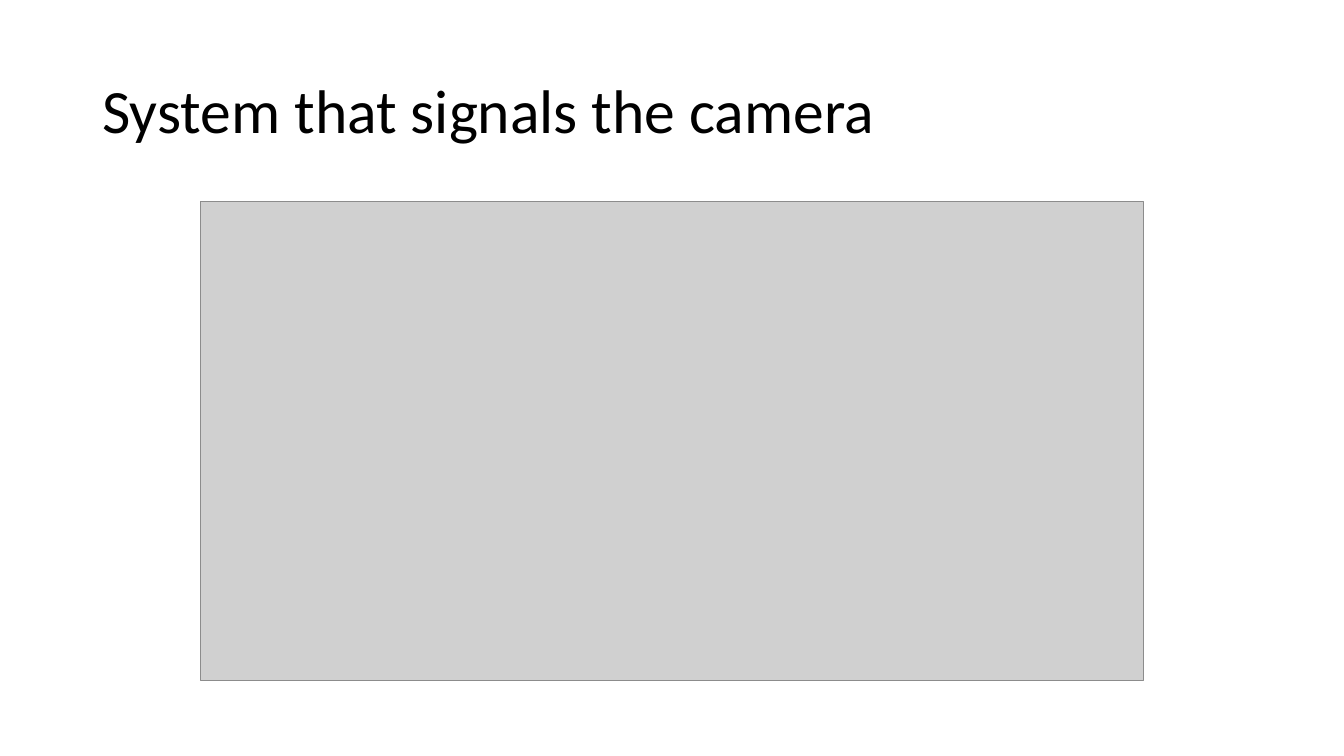
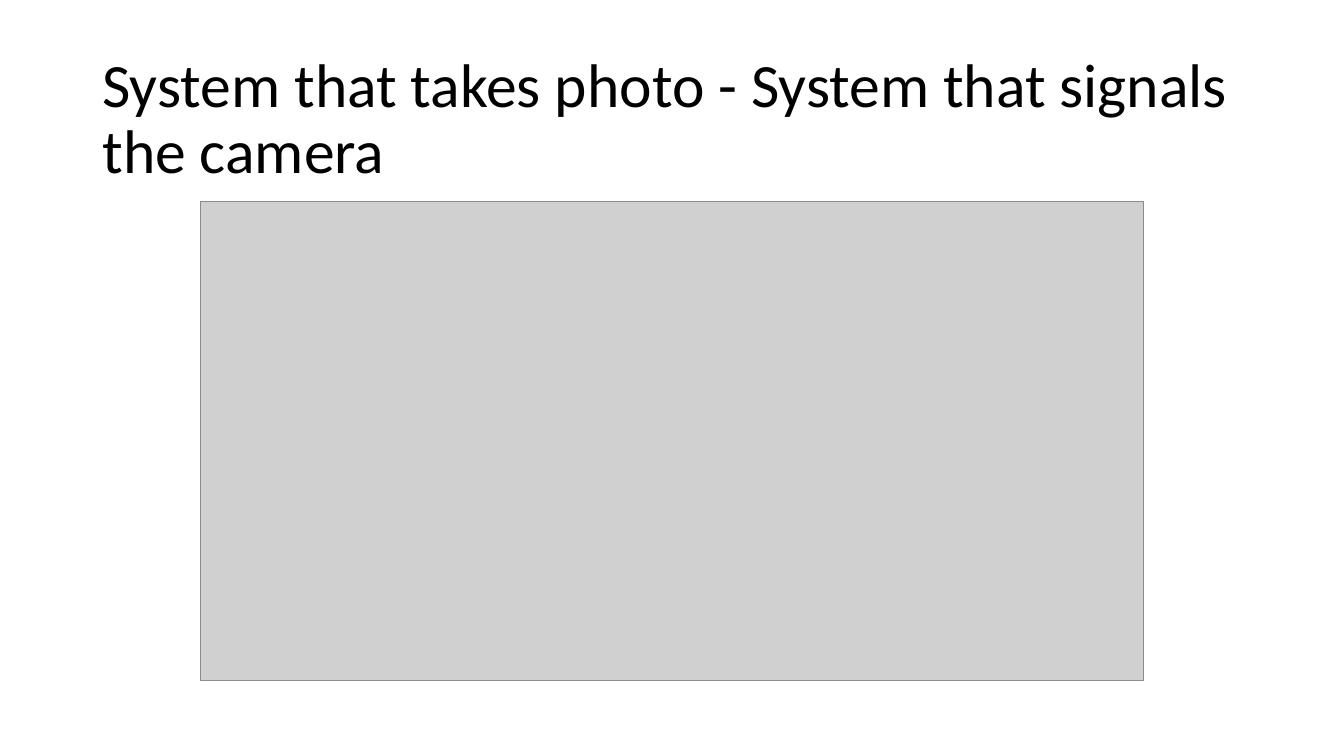
Before and after one commit to Chandru-crypted/Attendance_system_using_facial_recognition, a slide deck: slide 20 of DOCS/PPT's/Problem statement.pptx (slide 19 before the commit). Drawn at 1344x756 pixels with LibreOffice and Linux fonts; fonts in the diff are those of the drawing; grey boxes stand for pictures. Boxes give left, top, right and bottom in pixels: in the first picture for what was removed or moved away, otherwise in the second. Text is boxed around its words. In the diff, an @@ line names an element or a change of style, - is before the commit and + after.

```diff
--- a/DOCS/PPT's/Problem statement.pptx
+++ b/DOCS/PPT's/Problem statement.pptx
@@ title at <box>102,64,1227,174</box>: text changed @@
-System that signals the camera
+System that takes photo - System that signals the camera
```
Also in this commit, not shown: 6 other slides changed, 14 slides added, 1 other file.
